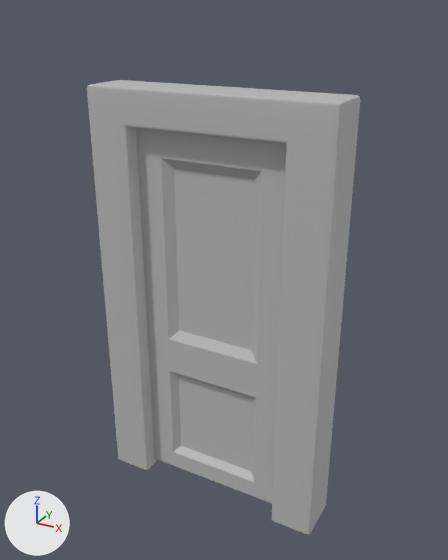
The FBX model Assets/Art_Assets/Kitchen/M_KitchenDoors/SM_DoorSingle.fbx: old version first, new version second.
Before and after are seen from a 50 mm lens placed at (2.19, -3.86, 3.58), pointed at (0.04, 0.06, 1.62). Every picture has the same lights, and +X, +Y and +Z are marked at lower left. Where no turn or scale is listed for an object, it has been applied to the vertices.

The scene before the commit, as lines of its bpy script (objects in view):
```python
me_mesh = bpy.data.meshes.new('Mesh')
me_mesh.from_pydata(...)  # 132 vertices, 117 faces; spans x -0.97..0.97, y -0.2..0.2, z -1.7..1.7
me_mesh.materials.append(mat_lambert1)  # grey #bcbcbc
ob_sm_doorsingle = bpy.data.objects.new('SM_DoorSingle', me_mesh)
ob_sm_doorsingle.location = (0.0, 0.0, 1.362)
```
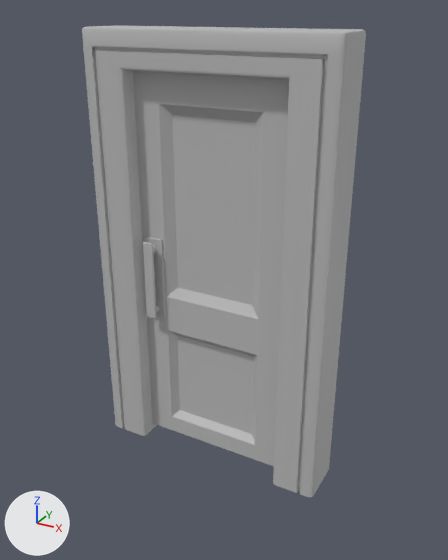
Boxes [x1, y1, x2, y2] around the edits, measured in the pictures (448 x 560 px):
'SM_DoorSingle', reshaped, moved
    before: [87, 80, 360, 534]
    after: [82, 25, 366, 498]
part 1 of me_mesh, rebuilt
    before: [87, 80, 360, 534]
    after: [82, 25, 366, 498]
part 2 of me_mesh, rebuilt
    before: [136, 128, 287, 503]
    after: [133, 71, 289, 466]
part 3 of me_mesh, added
    after: [143, 242, 157, 318]
part 4 of me_mesh, added
    after: [144, 236, 166, 320]

The change, as a diff of the scene's bpy script:
```diff
--- a/Assets/Art_Assets/Kitchen/M_KitchenDoors/SM_DoorSingle.fbx.py
+++ b/Assets/Art_Assets/Kitchen/M_KitchenDoors/SM_DoorSingle.fbx.py
@@ mat_lambert3 @@
+mat_lambert3 = principled_material('lambert3')
+mat_lambert3.base_color = (0.5, 0.5, 0.5)  # grey #bcbcbc
@@ me_mesh @@
 # used by ob_sm_doorsingle; location = (0.0, 0.0, 1.362)
-me_mesh.from_pydata(...)  # 132 vertices, 117 faces; spans x -0.97..0.97, y -0.2..0.2, z -1.7..1.7
+me_mesh.from_pydata(...)  # 388 vertices, 305 faces; spans x -0.97..0.97, y -0.21..0.21, z 0.05..3.45
+# me_mesh part 1: the loose piece of 88 vertices spanning x -0.97..0.97, y -0.2..0.2, z -1.7..1.7 is rebuilt with 136 vertices and now spans x -0.97..0.97, y -0.21..0.21, z 0.05..3.45, in mat_lambert3 (grey #bcbcbc)
+# me_mesh part 2: the loose piece of 44 vertices spanning x -0.63..0.63, y -0.08..0.08, z -1.65..1.42 is rebuilt with 52 vertices and now spans x -0.63..0.63, y -0.08..0.08, z 0.11..3.18, in mat_lambert3 (grey #bcbcbc)
+# me_mesh part 3: a new loose piece of 24 vertices spanning x -0.55..-0.47, y -0.17..-0.15, z 1.26..1.9, in mat_lambert1 (grey #bcbcbc)
+# me_mesh part 4: a new loose piece of 20 vertices spanning x -0.6..-0.43, y -0.1..-0.08, z 1.22..1.92, in mat_lambert1 (grey #bcbcbc)
 me_mesh.materials.append(mat_lambert1)
+me_mesh.materials.append(mat_lambert3)  # grey #bcbcbc
@@ ob_sm_doorsingle @@
 ob_sm_doorsingle = bpy.data.objects.new('SM_DoorSingle', me_mesh)
-ob_sm_doorsingle.location = (0.0, 0.0, 1.362)
+ob_sm_doorsingle.location = (0.0, 0.0, 0.0)
```
